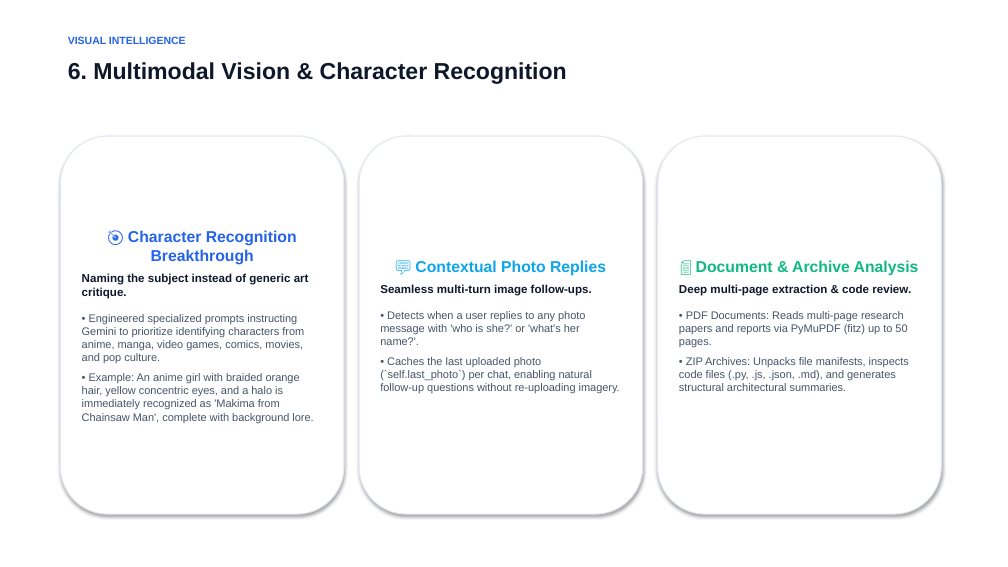
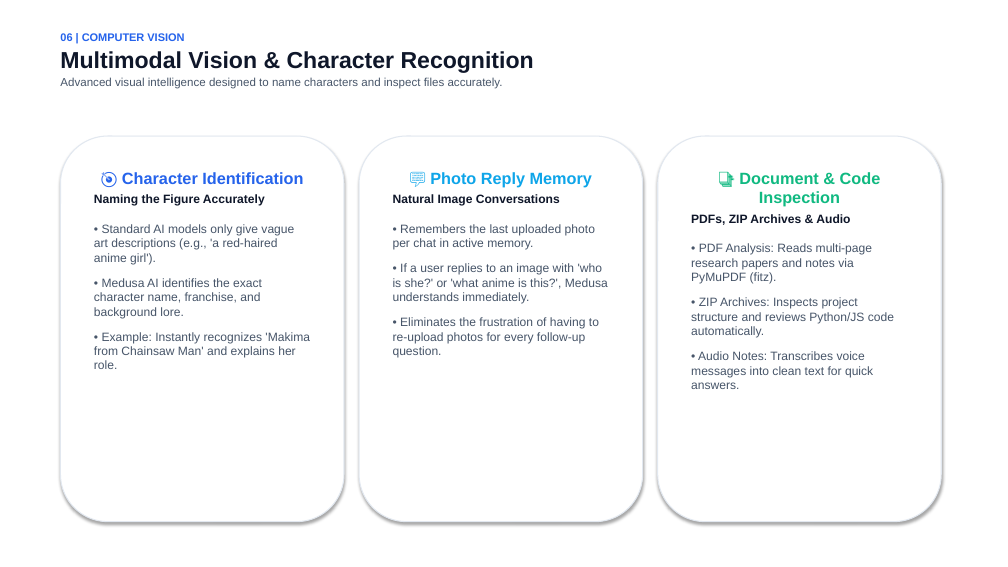
Before and after one commit to w4simg/medusa-ai, a slide deck: slide 7 of Medusa_AI_Presentation.pptx. Drawn at 1008x567 pixels with LibreOffice and Linux fonts; fonts in the diff are those of the drawing. Boxes give left, top, right and bottom in pixels: in the first picture for what was removed or moved away, otherwise in the second. Text is boxed around its words. In the diff, an @@ line names an element or a change of style, - is before the commit and + after.

```diff
--- a/Medusa_AI_Presentation.pptx
+++ b/Medusa_AI_Presentation.pptx
@@ text at [60,32,534,89]: text changed; size 10 to 11 pt; text colour #2563EB to #475569; bold off @@
-VISUAL INTELLIGENCE
+06 | COMPUTER VISION
+Multimodal Vision & Character Recognition
+Advanced visual intelligence designed to name characters and inspect files accurately.
@@ text removed at [68,62,567,84] @@
-6. Multimodal Vision & Character Recognition
@@ vertical alignment middle to top in 3 elements at [658,136,941,522], [359,136,643,522], [60,136,344,522] @@
@@ rounded rectangle "🎯 Character Identification": place and size @@
-rounded rectangle "🎯 Character Identification" at [60,136,344,514]
+rounded rectangle "🎯 Character Identification" at [60,136,344,522]
@@ rounded rectangle "💬 Photo Reply Memory": place and size @@
-rounded rectangle "💬 Photo Reply Memory" at [359,136,643,514]
+rounded rectangle "💬 Photo Reply Memory" at [359,136,643,522]
@@ rounded rectangle "📑 Document & Code Inspection": place and size @@
-rounded rectangle "📑 Document & Code Inspection" at [658,136,941,514]
+rounded rectangle "📑 Document & Code Inspection" at [658,136,941,522]
@@ text in rounded rectangle at [94,172,310,369]: text changed; size 10.5 to 11.5 pt @@
-🎯 Character Recognition Breakthrough
-Naming the subject instead of generic art critique.
-• Engineered specialized prompts instructing Gemini to prioritize identifying characters from anime, manga, video games, comics, movies, and pop culture.
-• Example: An anime girl with braided orange hair, yellow concentric eyes, and a halo is immediately recognized as 'Makima from Chainsaw Man', complete with background lore.
+🎯 Character Identification
+Naming the Figure Accurately
+• Standard AI models only give vague art descriptions (e.g., 'a red-haired anime girl').
+• Medusa AI identifies the exact character name, franchise, and background lore.
+• Example: Instantly recognizes 'Makima from Chainsaw Man' and explains her role.
@@ text in rounded rectangle at [393,172,608,358]: text changed; size 10.5 to 11.5 pt @@
-💬 Contextual Photo Replies
-Seamless multi-turn image follow-ups.
-• Detects when a user replies to any photo message with 'who is she?' or 'what's her name?'.
-• Caches the last uploaded photo (`self.last_photo`) per chat, enabling natural follow-up questions without re-uploading imagery.
+💬 Photo Reply Memory
+Natural Image Conversations
+• Remembers the last uploaded photo per chat in active memory.
+• If a user replies to an image with 'who is she?' or 'what anime is this?', Medusa understands immediately.
+• Eliminates the frustration of having to re-upload photos for every follow-up question.
@@ text in rounded rectangle at [691,172,894,389]: text changed; size 10.5 to 11.5 pt @@
-📄 Document & Archive Analysis
-Deep multi-page extraction & code review.
-• PDF Documents: Reads multi-page research papers and reports via PyMuPDF (fitz) up to 50 pages.
-• ZIP Archives: Unpacks file manifests, inspects code files (.py, .js, .json, .md), and generates structural architectural summaries.
+📑 Document & Code Inspection
+PDFs, ZIP Archives & Audio
+• PDF Analysis: Reads multi-page research papers and notes via PyMuPDF (fitz).
+• ZIP Archives: Inspects project structure and reviews Python/JS code automatically.
+• Audio Notes: Transcribes voice messages into clean text for quick answers.
```
Also in this commit, not shown: 8 other slides changed, 3 slides added, 3 slides removed, 4 other files.
